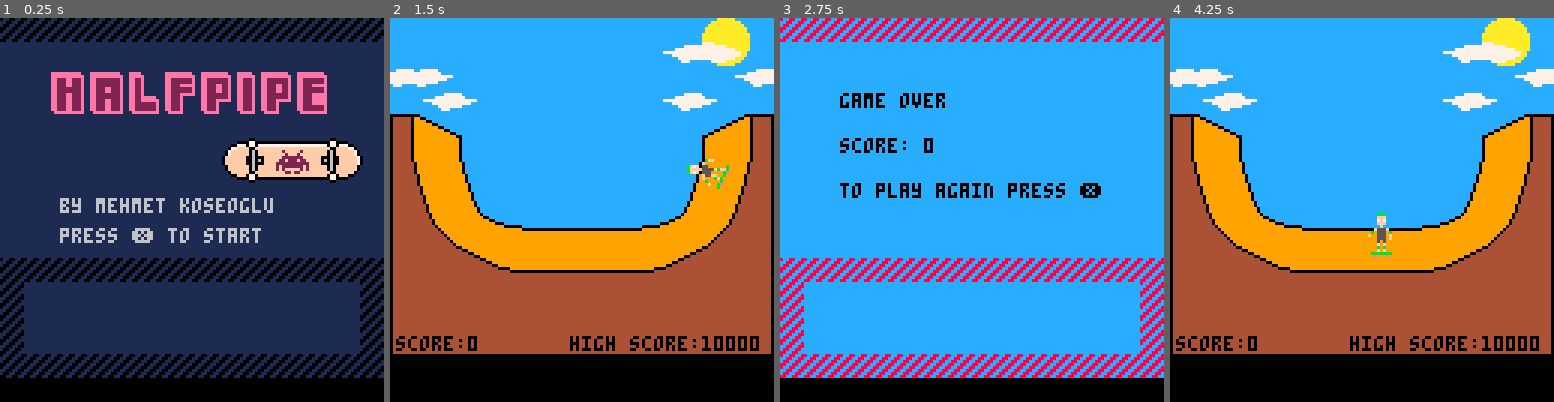
Above: before the commit, frames 1-4 (left to right).
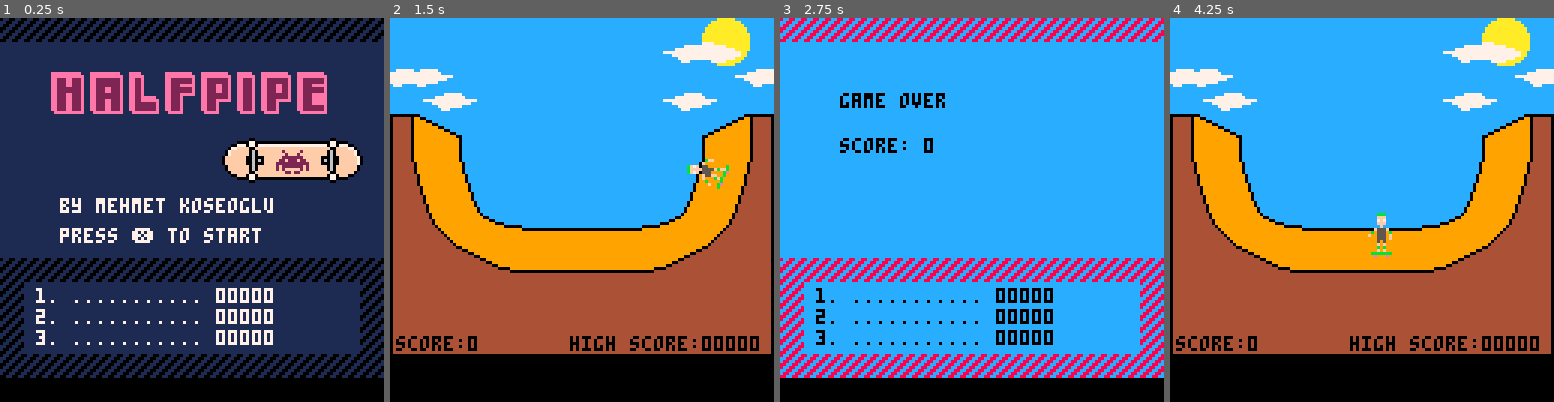
Above: after the commit, the same moments.

Repository: mkoseoglu091/halfpipe
Game: PICO-8 cartridge halfpipe.p8
The game is run twice, just before and just after one commit, with the same random seed, the same clock (stepped at 60 frames per second) and the same inputs.
Inputs:
- Up to frame 1 (0.25 s): no input
- Up to frame 2 (1.5 s): tap X (X key) at 0.33, 1.07 s; tap O (Z key) at 0.7 s
- Up to frame 3 (2.75 s): hold Right 1.6-2.1 s; tap O (Z key) at 1.7, 2.1, 2.5 s; tap X (X key) at 1.85 s; hold Up 2.15-2.42 s; hold Right from 2.47 s (still down)
- Up to frame 4 (4.25 s): tap O (Z key) every 0.4 s from 2.9 to 4.1 s; tap X (X key) at 2.97, 4.08 s; release Right at 3.03 s; hold Left 3.08-3.58 s; hold Down 3.63-3.97 s; hold Right from 4.02 s (still down)

The runs differ from the first frame. In frame 1, 3.3% of the frame differs, in the area x 9-72%, y 46-86%; in frame 2, less than 0.1%; in frame 3, 2.6%; in frame 4, less than 0.1%.

Commit message:
scoreboard added

Diff:
--- a/halfpipe.p8
+++ b/halfpipe.p8
@@ -103,7 +103,11 @@
 -- display score
 function display_score()
  print("score:"..skater.score, 2, 106, 0)
- print("high score:".."10000", 60, 106)
+ if skater.score > dget(1) then
+  print("high score:"..pad(tostr(skater.score), 5), 60, 106)
+ else
+  print("high score:"..pad(tostr(dget(1)), 5), 60, 106)
+ end
 end
 
 
@@ -341,9 +345,11 @@
 function title_draw()
  cls()
  map(19)
- print("by mehmet koseoglu", 20, 60)
- print("press ❎ to start", 20, 70)
-end
+ print("by mehmet koseoglu", 20, 60, 7)
+ print("press ❎ to start", 20, 70,7)
+ draw_scores(7)
+end
+
 
 
 
@@ -398,9 +404,16 @@
 function gameover_update()
  -- wait 2 seconds before starting new game
  time_i += 1
- if btn(5) and (time_i > wait*30) then
-  game_init()
- end
+ if skater.score > dget(3) and not score_entered and (time_i > wait*15) then
+  input_score = true
+  enter_name(player_name, name_index)
+ else
+
+  if btn(5) and (time_i > wait*30)then
+   game_init()
+  end
+ end
+
 end
 
 -- gameover draw
@@ -408,9 +421,12 @@
  -- gameover screen
  cls()
  map(37)
- print("game over", 20, 25)
- print("score: "..skater.score, 20, 40)
- print("to play again press ❎", 20, 55)
+ print("game over", 20, 25, 0)
+ print("score: "..skater.score, 20, 40, 0)
+ if score_entered then
+  print("to play again press ❎", 20, 55, 0)
+ end
+ draw_scores(0)
 end
 -->8
 -- particle effects
@@ -532,6 +548,202 @@
 end
 -->8
 -- scoreboard
+
+characters = { "a", "b", "c", "d", "e", "f", "g", "h", "i", "j", "k", "l", "m", "n", "o", "p", "q", "r", "s", "t", "u", "v", "w", "x", "y", "z", "0", "1", "2", "3", "4", "5", "6", "7", "8", "9", " " }
+input_score = false
+score_entered = false
+player_name = {1, 1, 1, 1, 1, 1}
+name_index = 1
+select_col = 1
+
+cartdata("mehmet_halfpipe_1")
+--32767 -- max val
+-- set start scores
+--[[
+dset(1, 30)
+dset(2, 20)
+dset(3, 10)
+
+dset(11, 1)
+dset(12, 1)
+dset(13, 1)
+dset(14, 1)
+dset(15, 1)
+dset(16, 1)
+
+dset(21, 1)
+dset(22, 1)
+dset(23, 1)
+dset(24, 1)
+dset(25, 1)
+dset(26, 1)
+
+dset(31, 1)
+dset(32, 1)
+dset(33, 1)
+dset(34, 1)
+dset(35, 1)
+dset(36, 1)
+]]--
+
+-- 1 = top score
+-- 2 = 2nd score
+-- 3 = 3rd score
+-- 11,12,13,14,15,16 = 1st player
+-- 21,22,23,24,25,26 = 2nd player
+-- 31,32,33,34,35,36 = 3rd player
+
+
+-- convert char to int
+function char_to_int(char)
+	for k,v in pairs(characters) do
+		if (v == char) return k
+	end
+	return -1
+end
+
+
+-- convert int to char
+function int_to_char(int)
+	for k,v in pairs(characters) do
+		if (k == int) return v
+	end
+	return ""
+end
+
+
+-- zero padding
+function pad(string,length)
+ if (#string==length) return string
+ return "0"..pad(string, length-1)
+end
+
+
+
+-- print scoreboard in col color
+function draw_scores(col)
+ one_name, one_score = get_name_score(1)
+ two_name, two_score = get_name_score(2)
+ thr_name, thr_score = get_name_score(3)
+ if input_score then
+  select_col+= 1
+  local p_name = int_to_char(player_name[1])..int_to_char(player_name[2])..int_to_char(player_name[3])..int_to_char(player_name[4])..int_to_char(player_name[5])..int_to_char(player_name[6])
+  if select_col > 15 then select_col = 0 end
+  if skater.score > dget(1) then
+   print("1."..p_name.." ........... "..pad(tostr(skater.score), 5), 12, 90, select_col)
+   print("2."..one_name.." ........... "..pad(one_score, 5), 12, 97, col)
+   print("3."..two_name.." ........... "..pad(two_score, 5), 12, 104, col)
+
+  elseif skater.score > dget(2) then
+   print("1."..one_name.." ........... "..pad(one_score, 5), 12, 90, col)
+   print("2."..p_name.." ........... "..pad(tostr(skater.score), 5), 12, 97, select_col)
+   print("3."..two_name.." ........... "..pad(two_score, 5), 12, 104, col)
+
+  else
+   print("1."..one_name.." ........... "..pad(one_score, 5), 12, 90, col)
+   print("2."..two_name.." ........... "..pad(two_score, 5), 12, 97, col)
+   print("3."..p_name.." ........... "..pad(tostr(skater.score), 5), 12, 104, col)
+  end
+ else -- only viewing score
+  print("1."..one_name.." ........... "..pad(one_score, 5), 12, 90, col)
+  print("2."..two_name.." ........... "..pad(two_score, 5), 12, 97, col)
+  print("3."..thr_name.." ........... "..pad(thr_score, 5), 12, 104, col)
+ end
+end
+
+
+-- get name and score from position
+function get_name_score(pos)
+ if pos > 3 or pos < 1 then return nil, nil end
+ name = int_to_char(dget(pos*10+1))..int_to_char(dget(pos*10+2))..int_to_char(dget(pos*10+3))..int_to_char(dget(pos*10+4))..int_to_char(dget(pos*10+5))..int_to_char(dget(pos*10+6))
+ score = tostr(dget(pos))
+ return name, score
+end
+
+
+-- shift down entered position (only for 1st and 2nd)
+function shift_down(pos)
+ if pos == 1 or pos == 2 then
+  dset(pos+1, dget(pos))
+  for i=1,6 do
+   dset((pos+1)*10+i,dget(pos*10+i) )
+  end
+ end
+end
+
+
+-- enter name
+function enter_name(name_array)
+ if btnp(1) then
+  name_index+=1
+  if name_index == 7 then name_index = 1 end
+ end
+ if btnp(0) then
+  name_index-=1
+  if name_index == 0 then name_index = 6 end
+ end
+ if btnp(2) then
+  name_array[name_index]+=1
+  if name_array[name_index] == 38 then name_array[name_index] = 1 end
+ end
+ if btnp(3) then
+  name_array[name_index]-=1
+  if name_array[name_index] == 0 then name_array[name_index] = 37 end
+ end
+ if btn(5) then
+  set_new_score(skater.score, player_name)
+ end
+end
+
+
+
+-- set new score
+function set_new_score(score, name_array)
+ if score > dget(1) then -- new high score
+  shift_down(2)
+  shift_down(1)
+  -- set name
+  for i=1, 6 do
+   dset(10+i, name_array[i])
+  end
+  -- set score
+  dset(1, score)
+ elseif score > dget(2) then -- new 2nd high score
+  shift_down(2)
+  -- set name
+  for i=1, 6 do
+   dset(20+i, name_array[i])
+  end
+  -- set score
+  dset(2, score)
+ elseif score > dget(3) then -- new 3rd high score
+  -- set name
+  for i=1, 6 do
+   dset(30+i, name_array[i])
+  end
+  -- set score
+  dset(3, score)
+ end
+ input_score = false
+ score_entered = true
+ time_i = 0
+end
+
+--[[
+function _update()
+ if player_score > dget(3) and not score_entered then
+  input_score = true
+  enter_name(player_name, name_index)
+ end
+end
+
+
+function _draw()
+ cls()
+ draw_scores(7)
+end
+]]--
+
 __gfx__
 0000000099999999aaaaaaaa00cccccccccccccccccccccccccccc0044444444099999994444444499999999444444449999999044444444cccccccc44444444
 0000000099999999aaaaaaaa9900cccccccccccccccccccccccc009944444444099999994444444499999999444444449999999044444444cccccccc44444444
